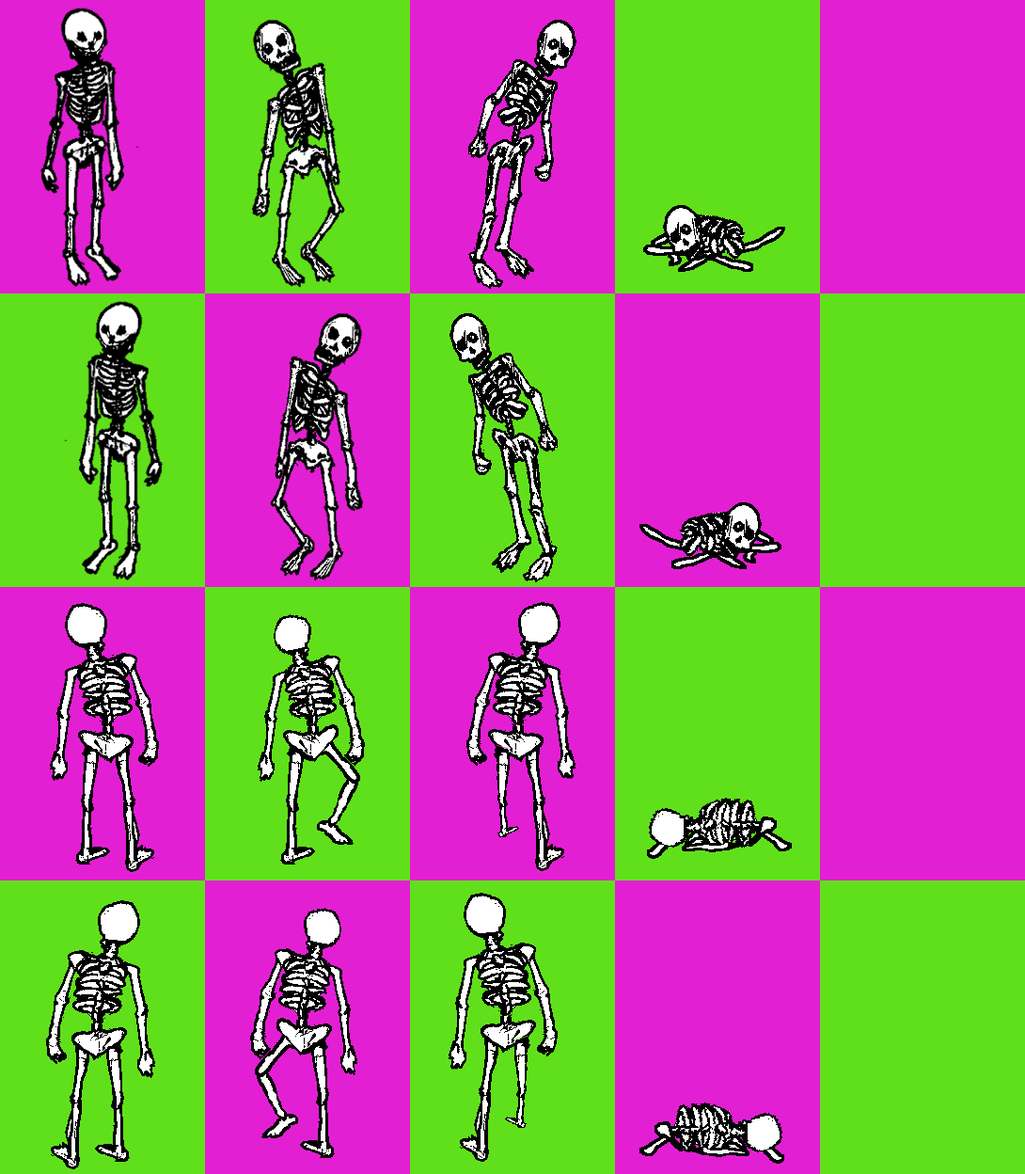
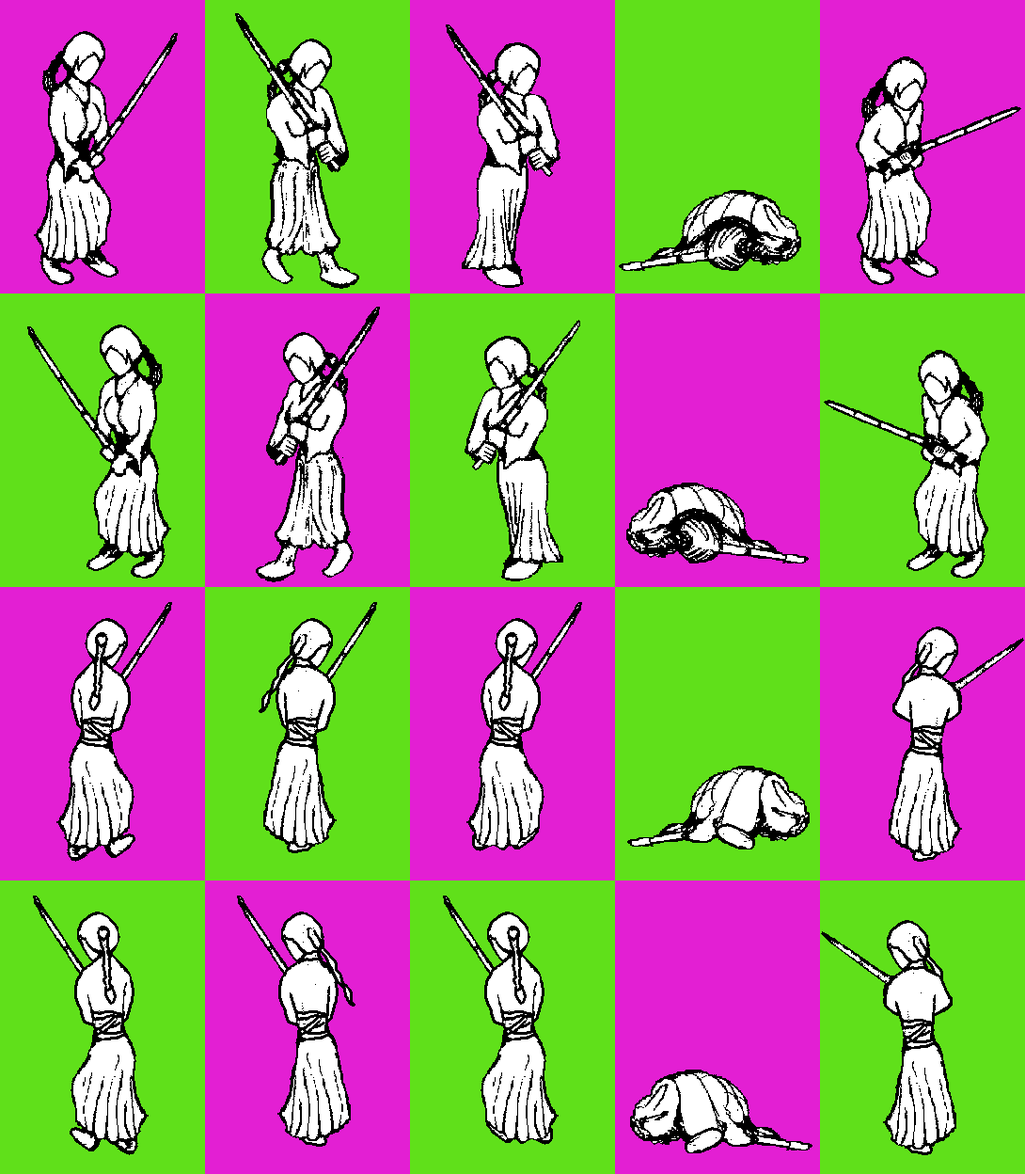
Before/after of a (1025, 1174) layered artwork. What changed in the layer stack:
added layer "Pasted Layer #1" above "cleaver" over (27, 13, 1025, 1155)
hid "skeleton" over (39, 7, 792, 1170)
